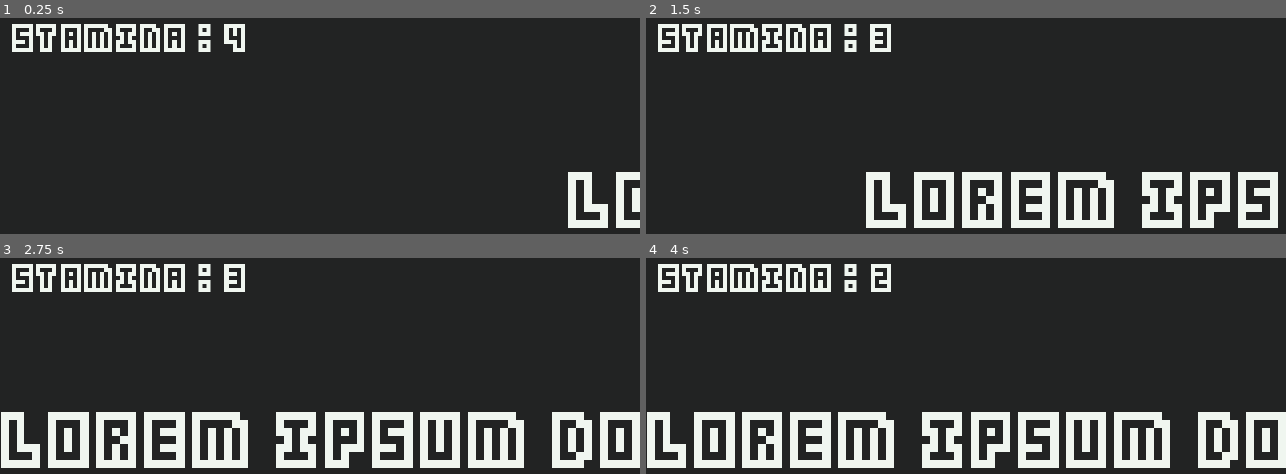
Above: before the commit, frames 1-4 (two rows, left to right).
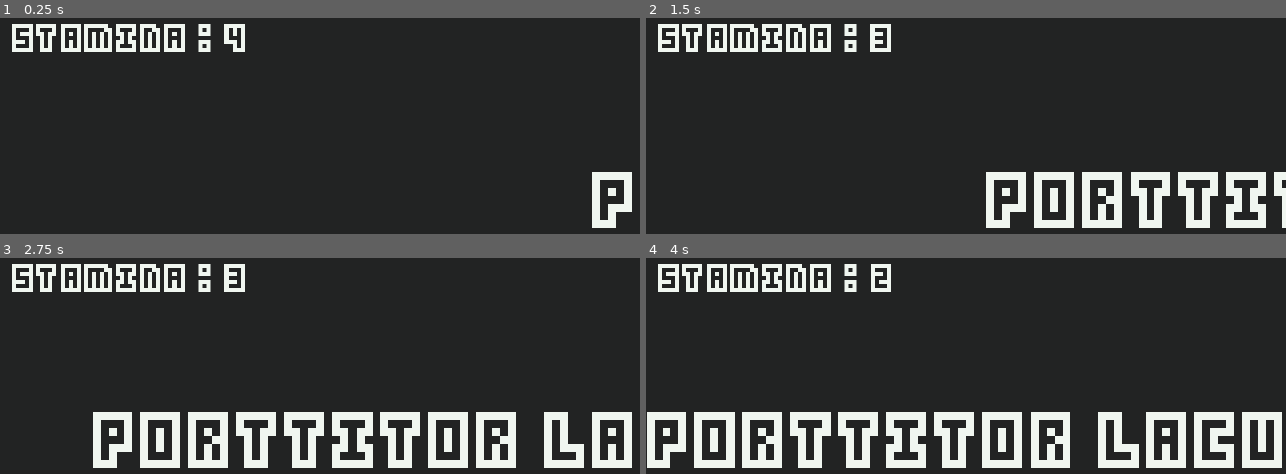
Above: after the commit, the same moments.

Repository: SolarLabyrinth/Lunariel
Game: Godot game, scene res://Scenes/Main.tscn
Two runs of this game, one before a commit and one after it. Both use one fixed random seed, a clock stepped at 60 frames per second and the inputs below.
Inputs:
- Up to frame 1 (0.25 s): no input
- Up to frame 2 (1.5 s): tap Enter at 0.5 s
- Up to frame 3 (2.75 s): no input
- Up to frame 4 (4 s): tap Space at 3.5 s

The runs differ from the first frame. In frame 1, 2.0% of the frame differs, in the area x 88-100%, y 71-98%; in frame 2, 9.5%; in frame 3, 13%, in the area x 0-100%, y 71-98%; in frame 4, 9.2%.
Error after the commit: Invalid assignment of property or key 'text' with value of type 'String' on a base object of type 'null instance'. (res://Scenes/typeing_test.gd:30)

Commit message:
update typing vars

Diff:
--- a/Scenes/typeing_test.gd
+++ b/Scenes/typeing_test.gd
@@ -1,29 +1,37 @@
 extends Node2D
+
+@export var words_per_minute = 50
+@export var text = "porttitor lacus luctus accumsan tortor posuere ac ut consequat semper viverra nam libero justo laoreet sit amet cursus sit amet dictum sit amet justo donec enim diam vulputate ut pharetra sit amet aliquam id diam maecenas ultricies mi eget mauris pharetra et ultrices neque ornare aenean euismod elementum nisi quis eleifend quam adipiscing vitae proin sagittis nisl rhoncus mattis rhoncus urna neque viverra justo nec ultrices dui sapien eget mi"
 
 const base_space_width = 6
 const base_char_width = 2 * base_space_width
-const speed_wpm = 70
 
 var running = true
 
 @onready var TEST_TEXT_LABEL: RichTextLabel = $TestText
 @onready var STAMINA_VALUE_LABEL: RichTextLabel = $StaminaValueLabel
+@onready var WPM_VALUE_LABEL: RichTextLabel = $WPMValue
 
 @onready var stamina = 4:
 	get():
 		return stamina
 	set(value):
 		if value < 0:
-			return value
-		if value > 4:
-			return value
-		stamina = value
-		STAMINA_VALUE_LABEL.text = str(value)
-		return value
+			stamina = 0
+		elif value > 4:
+			stamina = 4
+		else:
+			stamina = value
+		STAMINA_VALUE_LABEL.text = str(stamina)
+		return stamina
+
+func _ready() -> void:
+	TEST_TEXT_LABEL.text = text
+	WPM_VALUE_LABEL.text = str(words_per_minute)
 
 func _process(delta):
 	if running:
-		TEST_TEXT_LABEL.position.x -= (wpm_to_px(speed_wpm) * delta)
+		TEST_TEXT_LABEL.position.x -= (wpm_to_px(words_per_minute) * delta)
 		if TEST_TEXT_LABEL.position.x <= 0:
 			print('You lose')
 			running = false
